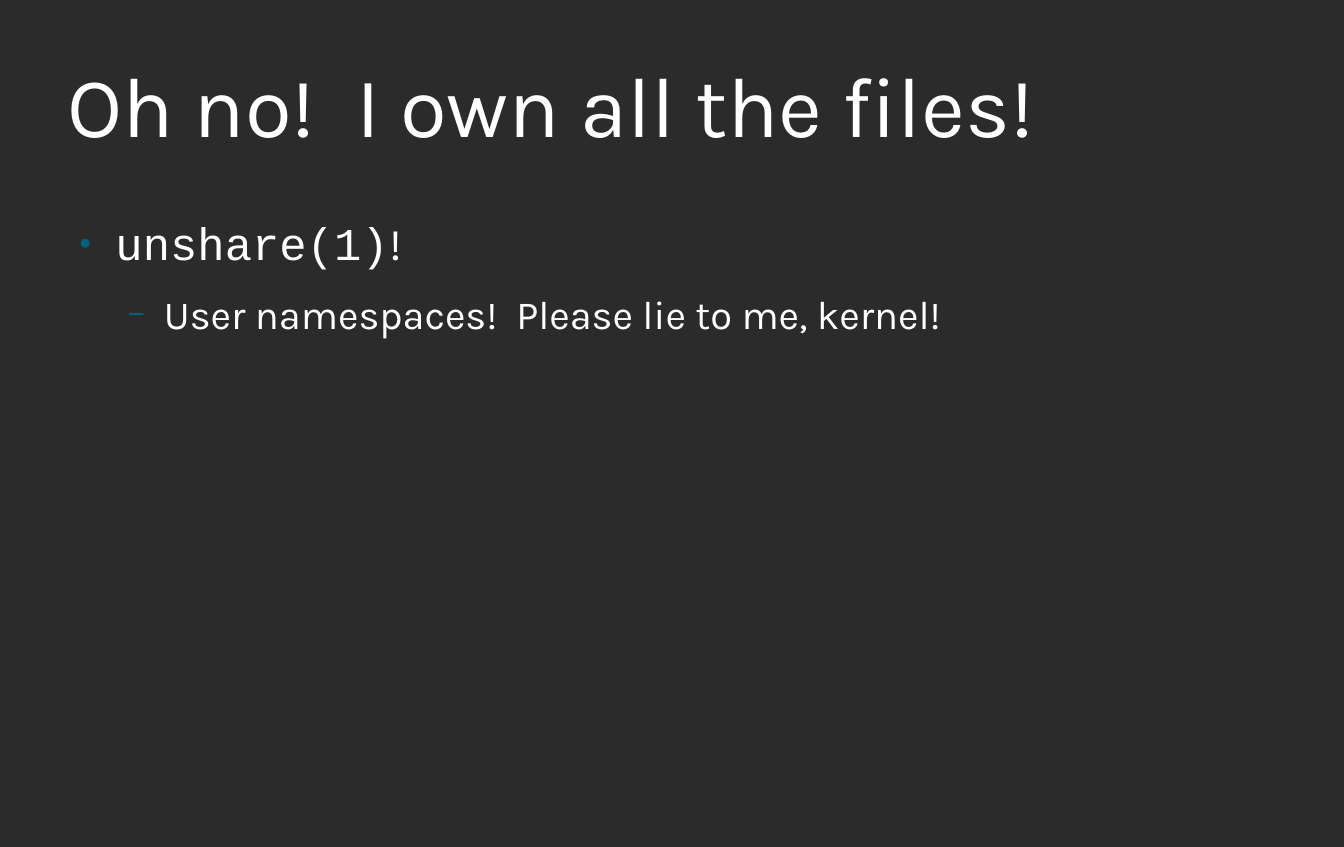
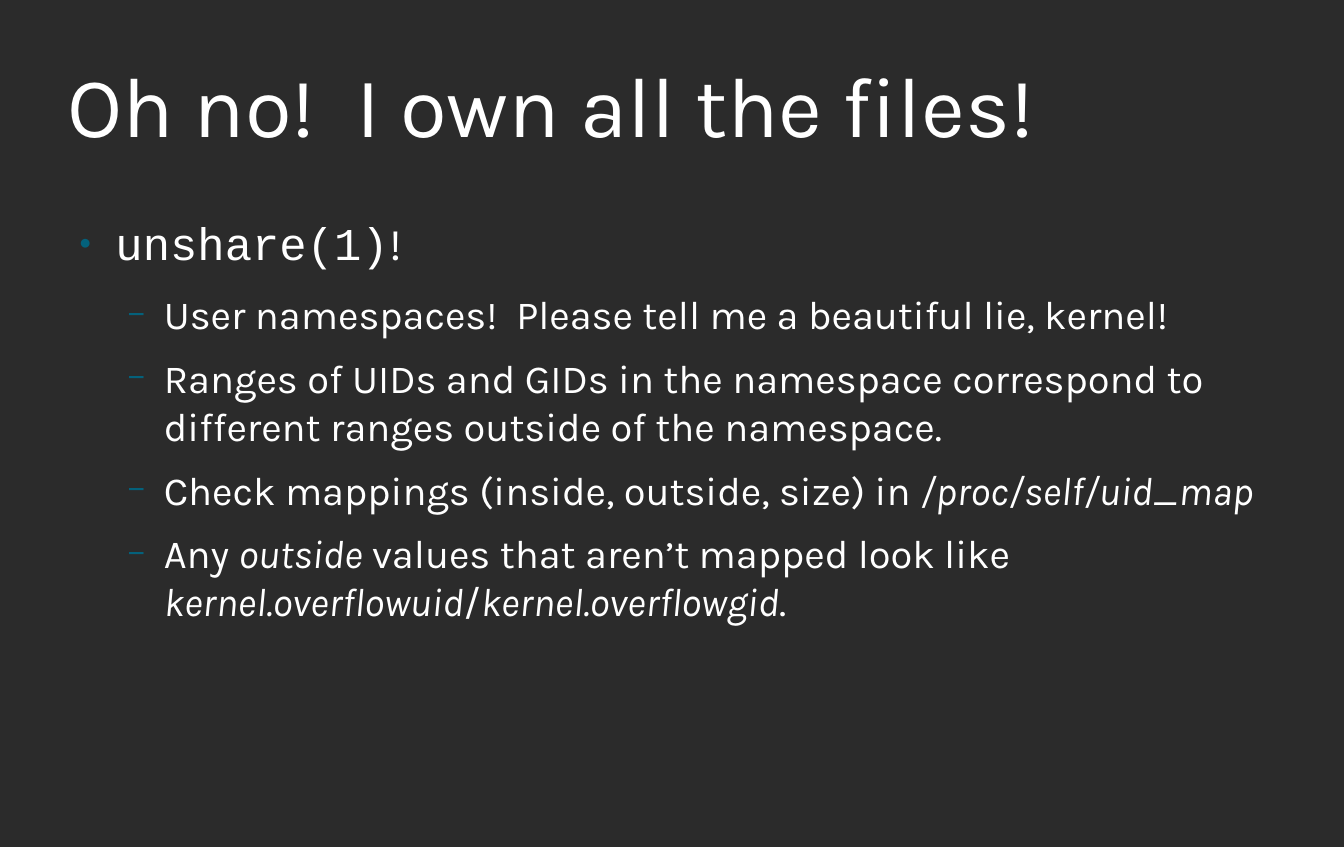
Before and after one commit to nalind/devconf.us-2018, a slide deck: slide 12 of images.odp (slide 6 before the commit). Drawn at 1344x847 pixels with LibreOffice and Linux fonts; fonts in the diff are those of the drawing; background and template pictures are left out; a plain dark background stands for a picture behind light text. Boxes give left, top, right and bottom in pixels: in the first picture for what was removed or moved away, otherwise in the second. Text is boxed around its words. In the diff, an @@ line names an element or a change of style, - is before the commit and + after.

Commit message:
Update slides

```diff
--- a/images.odp
+++ b/images.odp
@@ text at (x1=164, y1=301, x2=1253, y2=626): text changed @@
-  − User namespaces! Please lie to me, kernel!
+  − User namespaces! Please tell me a beautiful lie, kernel!
+  − Ranges of UIDs and GIDs in the namespace correspond to different ranges outside of the namespace.
+  − Check mappings (inside, outside, size) in /proc/self/uid_map
+  − Any outside values that aren’t mapped look like kernel.overflowuid/kernel.overflowgid.
```
Also in this commit, not shown: 8 other slides changed, 11 slides added.
